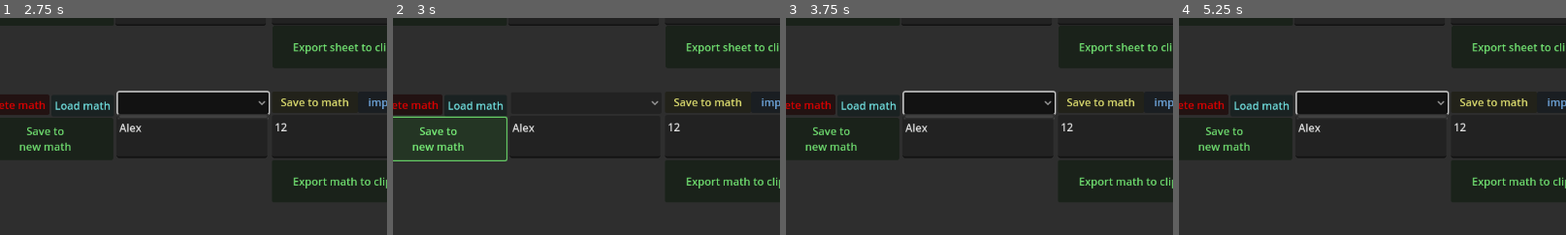
Above: before the commit, frames 1-4 (left to right).
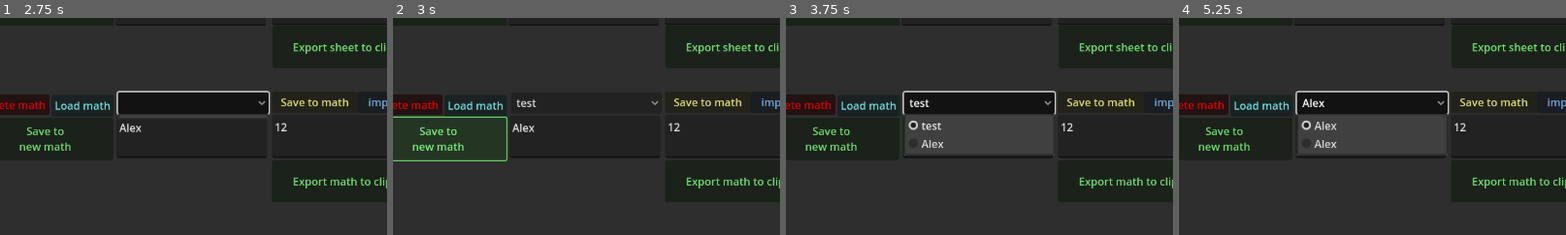
Above: after the commit, the same moments.

Repository: Random31234/huge-numbers-2.0
Game: Godot game, scene res://scenes/main.tscn
Two runs of this game, one before a commit and one after it. Both use one fixed random seed, a clock stepped at 60 frames per second and the inputs below.
Inputs (mouse positions are % of the whole screen's width and height, from its top left):
- Up to frame 1 (2.75 s): click (9, 90) at 0.52 s; type "Alex" at 0.6 s; click (67, 48) at 0.75 s; type "Alex" at 0.83 s; click (89, 48) at 0.98 s; type "12" at 1.07 s; click (89, 17) at 1.27 s; type "12" at 1.35 s; click (67, 17) at 1.5 s; type "Alex" at 1.58 s; click (68, 40) at 2 s
- Up to frame 2 (3 s): click "Save to new math" at 2.75 s
- Up to frame 3 (3.75 s): click (68, 40) at 3.5 s
- Up to frame 4 (5.25 s): click "Save to math" at 4.25 s; click (68, 40) at 5 s
The pictures show only the part of the screen within x 43-93%, y 20-70%; the shares and areas given below are measured in that part.

Frame 1 is identical in both runs. In frame 2, 0.1% of the frame differs, in the area x 31-38%, y 37-42%; in frame 3, 6.1%; in frame 4, 6.1%, in the area x 30-70%, y 37-64%.
Error before the commit: Invalid access to property or key 'selected' on a base object of type 'Nil'. (res://scripts/Save)

Commit message:
Testing full maths save system
Performing tests now.

Diff:
--- a/scenes/main.tscn
+++ b/scenes/main.tscn
@@ -738,7 +738,7 @@
 layout_mode = 2
 metadata/_tab_index = 2
 
-[node name="maths" type="Control" parent="TabContainer/Save" node_paths=PackedStringArray("m", "s", "iEB", "nameBox")]
+[node name="maths" type="Control" parent="TabContainer/Save" node_paths=PackedStringArray("m", "s", "iEB", "nameBox", "mathsOptions")]
 anchors_preset = 0
 offset_right = 40.0
 offset_bottom = 40.0
@@ -747,6 +747,7 @@
 s = NodePath("../../../stat Storage Node")
 iEB = NodePath("iEB math")
 nameBox = NodePath("maths name")
+mathsOptions = NodePath("maths selector")
 
 [node name="maths selector" type="OptionButton" parent="TabContainer/Save/maths"]
 layout_mode = 0
--- a/scripts/Save systems/saveMath.gd
+++ b/scripts/Save systems/saveMath.gd
@@ -19,18 +19,20 @@
 
 func deleteMath():
 	m.maths.remove_at(mathsOptions.selected)
-
+	updateMathsList()
 
 func loadMath():
 	m.m = m.maths[mathsOptions.selected]
 
 func saveToMath():
 	m.maths[mathsOptions.selected] = m.m
+	updateMathsList()
 
 func saveNewMath():
 	m.m.name = nameBox.text
 
 	m.maths.append(m.m)
+	updateMathsList()
 
 #helper functions
 func import(e:String):
@@ -49,7 +51,10 @@
 	m.emit_signal("calcUpdate",m.m.calculation)
 	m.updateVarOptions()
 
-
+func updateMathsList():
+	mathsOptions.clear()
+	for z in m.maths:
+		mathsOptions.add_item(z.name)
 
 
 func createDictionary():
